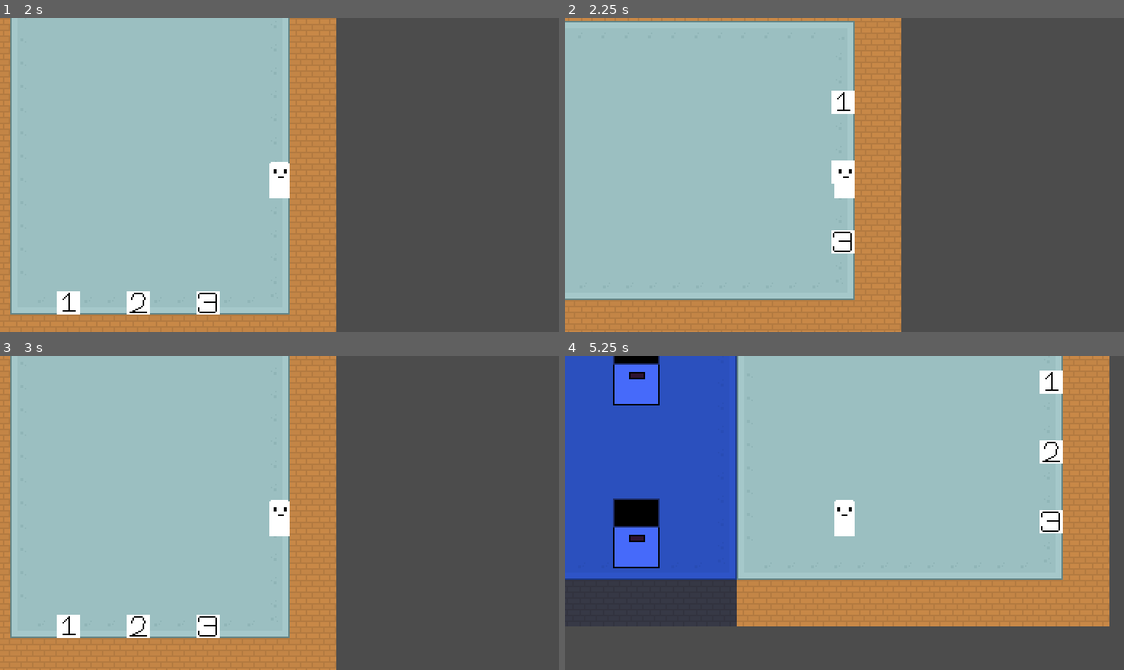
Above: before the commit, frames 1-4 (two rows, left to right).
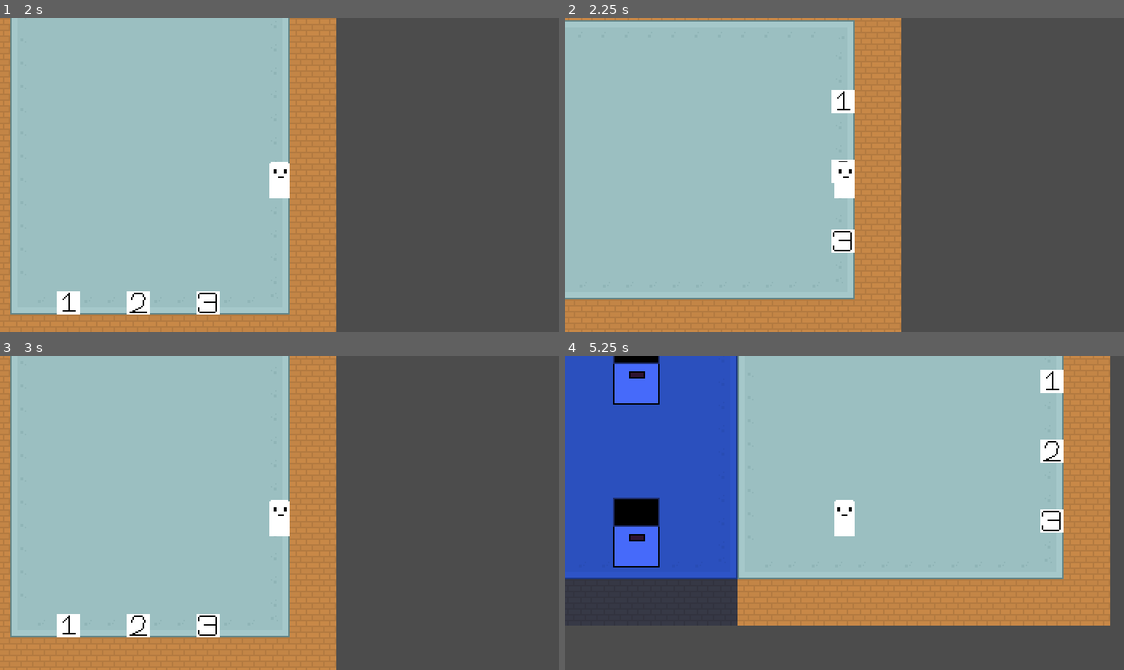
Above: after the commit, the same moments.

Repository: DaVinci789/GWJ-March2020
Game: Godot game, scene res://main.tscn
The game is run twice, just before and just after one commit, with the same random seed, the same clock (stepped at 60 frames per second) and the same inputs.
Inputs (mouse positions are in pixels of both pictures, inside the frame that each line leads up to):
- Up to frame 1 (2 s): tap Enter at 0.5 s; move the mouse to (402, 159) at 0.52 s; hold D (right) 0.53-1.25 s; click (402, 159) at 0.6 s; tap B (reset) at 1.25 s; drag from (167, 190) to (89, 46) at 1.27 s
- Up to frame 2 (2.25 s): tap B (reset) at 2 s; move the mouse to (900, 105) at 2.02 s; hold D (right) from 2.03 s (still down); click (900, 105) at 2.1 s
- Up to frame 3 (3 s): release D (right) at 2.75 s; tap B (reset) at 2.75 s; drag from (251, 575) to (279, 509) at 2.77 s
- Up to frame 4 (5.25 s): tap B (reset) at 3.5, 5 s; move the mouse to (1012, 560) at 3.52 s; hold A (left) 3.53-4.25 s; click (1012, 560) at 3.6 s; drag from (676, 465) to (794, 556) at 4.27 s; move the mouse to (872, 513) at 5.02 s; hold S (down) from 5.03 s (still down); click (872, 513) at 5.1 s

Frame 1 is identical in both runs. In frame 2, 0.6% of the frame differs, in the area x 0-52%, y 0-90%; in frame 3, 0.3%; in frame 4, 1.6%, in the area x 0-98%, y 0-87%.

Commit message:
start work on recipe_book

Diff:
--- a/project.godot
+++ b/project.godot
@@ -15,7 +15,7 @@
 
 [application]
 
-config/name="blockpuzzlething"
+config/name="A Restaurant for Monsters"
 run/main_scene="res://main.tscn"
 config/icon="res://icon.png"
 
@@ -29,7 +29,7 @@
 window/size/height=216
 window/size/test_width=1152
 window/size/test_height=648
-window/stretch/mode="viewport"
+window/stretch/mode="2d"
 window/stretch/aspect="keep"
 
 [editor_plugins]
--- /dev/null
+++ b/recipe_book/recipe_book.gd
@@ -0,0 +1,64 @@
+extends Control
+
+# Recipe Book Structure
+# Left Page
+## Name
+## Ingredients Needed
+# Right Page
+## Image of final product
+## Flavor text
+
+onready var pages = {
+	"lpage": $binding/page_container/lpage,
+	"rpage": $binding/page_container/rpage,
+}
+
+onready var page_contents_nodes = {
+	"lpage": pages["lpage"].get_node("page_contents"),
+	"rpage": pages["rpage"].get_node("page_contents"),
+}
+
+const CORNER_HOVER_COLOR = Color.yellow
+const CORNER_UNHOVER_COLOR = Color.white
+
+var current_page := 0
+
+var recipes = Game.recipes
+var crafted_recipes = Game.crafted_recipes
+
+func _ready():
+	pages["lpage"].connect("mouse_entered", self, "_on_lpage_mouse_enter")
+	pages["lpage"].connect("mouse_exited", self, "_on_lpage_mouse_exit")
+	pages["rpage"].connect("mouse_entered", self, "_on_rpage_mouse_enter")
+	pages["rpage"].connect("mouse_exited", self, "_on_rpage_mouse_exit")
+
+func render_page(page_number = -1) -> void:
+	if page_number == -1:
+		# use current_page variable
+		return
+	else:
+		# render page_number
+		return
+	pass
+
+func next_page() -> void:
+	pass
+
+func prev_page() -> void:
+	pass
+
+func _on_lpage_mouse_enter():
+	pages["lpage"].get_node("corner").modulate = CORNER_HOVER_COLOR
+	return
+
+func _on_lpage_mouse_exit():
+	pages["lpage"].get_node("corner").modulate = CORNER_UNHOVER_COLOR
+	return
+
+func _on_rpage_mouse_enter():
+	pages["rpage"].get_node("corner").modulate = CORNER_HOVER_COLOR
+	return
+
+func _on_rpage_mouse_exit():
+	pages["rpage"].get_node("corner").modulate = CORNER_UNHOVER_COLOR
+	return
--- /dev/null
+++ b/recipe_book/recipe_book.tscn
@@ -0,0 +1,118 @@
+[gd_scene load_steps=3 format=2]
+
+[ext_resource path="res://recipe_book/recipe_book.gd" type="Script" id=1]
+[ext_resource path="res://recipe_book/corner.png" type="Texture" id=2]
+
+[node name="recipe_book" type="Control"]
+anchor_right = 1.0
+anchor_bottom = 1.0
+margin_left = -0.562164
+margin_top = -0.562172
+margin_right = -0.562164
+margin_bottom = -0.562164
+script = ExtResource( 1 )
+__meta__ = {
+"_edit_use_anchors_": false
+}
+
+[node name="binding" type="Panel" parent="."]
+anchor_left = 0.5
+anchor_top = 0.5
+anchor_right = 0.5
+anchor_bottom = 0.5
+margin_left = -174.5
+margin_top = -95.0
+margin_right = 174.5
+margin_bottom = 95.0
+__meta__ = {
+"_edit_use_anchors_": false
+}
+
+[node name="page_container" type="HBoxContainer" parent="binding"]
+anchor_left = 0.5
+anchor_top = 0.5
+anchor_right = 0.5
+anchor_bottom = 0.5
+margin_left = -164.5
+margin_top = -90.0
+margin_right = 164.5
+margin_bottom = 90.0
+custom_constants/separation = 10
+__meta__ = {
+"_edit_use_anchors_": false
+}
+
+[node name="lpage" type="ColorRect" parent="binding/page_container"]
+margin_right = 159.0
+margin_bottom = 180.0
+size_flags_horizontal = 3
+color = Color( 0.921569, 0.847059, 0.717647, 1 )
+
+[node name="page_contents" type="VBoxContainer" parent="binding/page_container/lpage"]
+anchor_right = 1.0
+anchor_bottom = 1.0
+margin_left = 5.0
+margin_top = 5.0
+margin_right = -5.0
+margin_bottom = -5.0
+__meta__ = {
+"_edit_use_anchors_": false
+}
+
+[node name="recipe_name" type="Label" parent="binding/page_container/lpage/page_contents"]
+margin_right = 149.0
+margin_bottom = 14.0
+
+[node name="instructions" type="Label" parent="binding/page_container/lpage/page_contents"]
+margin_top = 18.0
+margin_right = 149.0
+margin_bottom = 32.0
+
+[node name="corner" type="TextureRect" parent="binding/page_container/lpage"]
+anchor_top = 1.0
+anchor_bottom = 1.0
+margin_top = -16.0
+margin_right = 16.0
+texture = ExtResource( 2 )
+__meta__ = {
+"_edit_use_anchors_": false
+}
+
+[node name="rpage" type="ColorRect" parent="binding/page_container"]
+margin_left = 169.0
+margin_right = 329.0
+margin_bottom = 180.0
+size_flags_horizontal = 3
+color = Color( 0.921569, 0.847059, 0.717647, 1 )
+
+[node name="page_contents" type="VBoxContainer" parent="binding/page_container/rpage"]
+anchor_right = 1.0
+anchor_bottom = 1.0
+margin_left = 5.0
+margin_top = 5.0
+margin_right = -5.0
+margin_bottom = -5.0
+__meta__ = {
+"_edit_use_anchors_": false
+}
+
+[node name="final_product" type="TextureRect" parent="binding/page_container/rpage/page_contents"]
+margin_right = 150.0
+
+[node name="flavor_text" type="Label" parent="binding/page_container/rpage/page_contents"]
+margin_top = 4.0
+margin_right = 150.0
+margin_bottom = 18.0
+
+[node name="corner" type="TextureRect" parent="binding/page_container/rpage"]
+anchor_left = 1.0
+anchor_top = 1.0
+anchor_right = 1.0
+anchor_bottom = 1.0
+margin_left = -16.0
+margin_top = -16.0
+texture = ExtResource( 2 )
+flip_h = true
+__meta__ = {
+"_edit_use_anchors_": false
+}
--- a/rooms/dining_room_base.gd
+++ b/rooms/dining_room_base.gd
@@ -7,11 +7,14 @@
 	load_terminals()
 
 func load_terminals():
+	randomize()
 	for location in get_used_cells_by_id(terminal_tile):
+		set_cellv(location, 0)
+		update_bitmask_region(Vector2(0,0), map_to_world(Vector2(room_width, room_height)))
+		if randi() % 3 == 1:
+			continue
 		var terminal = terminal_scene.instance()
 		add_child(terminal)
 		terminal.position = map_to_world(location)
 		terminal.position += terminal.tex_size / 3
-		set_cellv(location, 0)
-		update_bitmask_region(Vector2(0,0), map_to_world(Vector2(room_width, room_height)))
 	pass
Binary file added: recipe_book/corner.png
Not shown, added: recipe_book/corner.png.import
